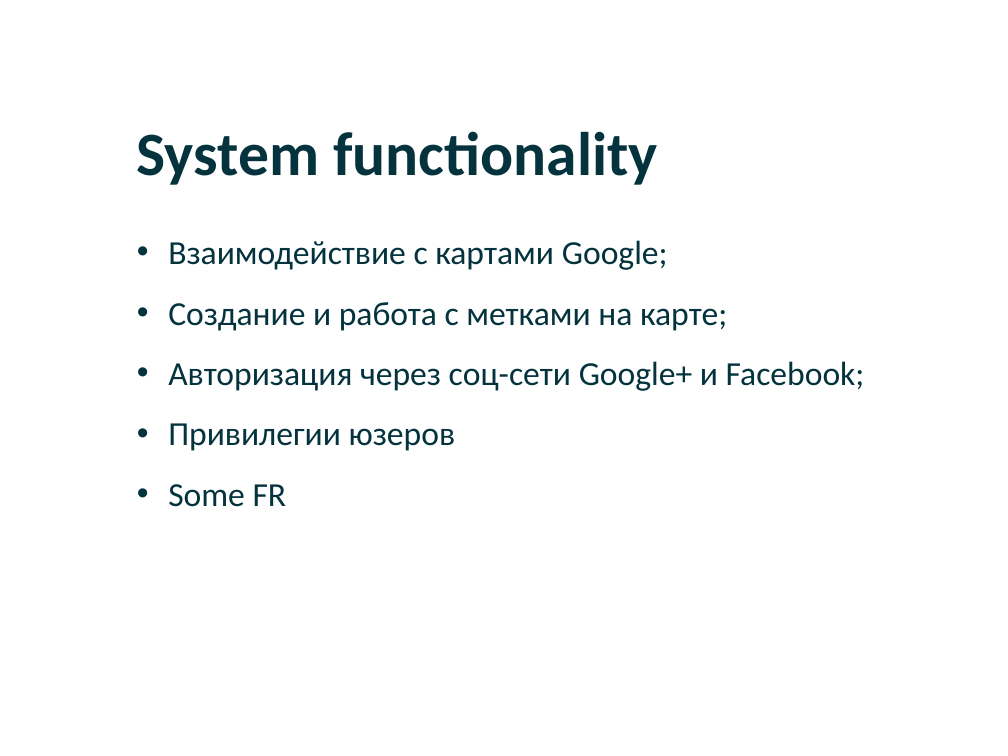
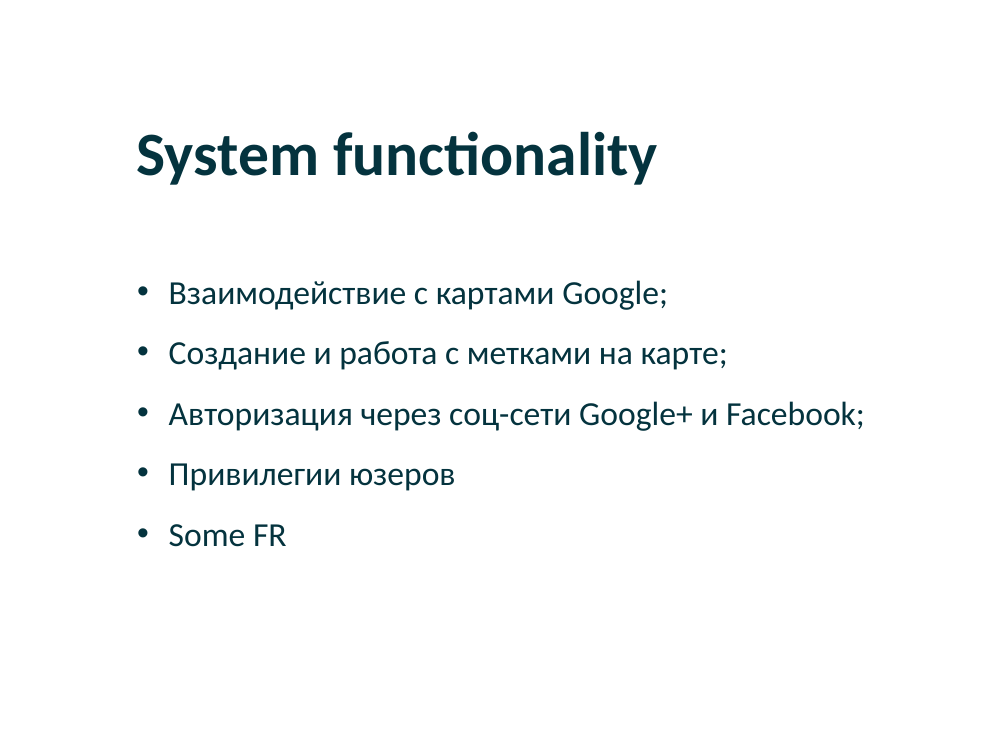
Before and after one commit to DmitriyLy/travel_portal, a slide deck: slide 3 of docs/Travel Portal.pptx. Drawn at 1008x756 pixels with LibreOffice and Linux fonts; fonts in the diff are those of the drawing; background and template pictures are left out. Boxes give left, top, right and bottom in pixels: in the first picture for what was removed or moved away, otherwise in the second. Text is boxed around its words. In the diff, an @@ line names an element or a change of style, - is before the commit and + after.

```diff
--- a/docs/Travel Portal.pptx
+++ b/docs/Travel Portal.pptx
@@ text "Взаимодействие с картами Google;": place and size @@
-text "Взаимодействие с картами Google;" at (168, 240, 865, 507)
+text "Взаимодействие с картами Google;" at (169, 280, 865, 547)
```
Also in this commit, not shown: 7 other slides changed, 17 slides added, 15 slides removed.
